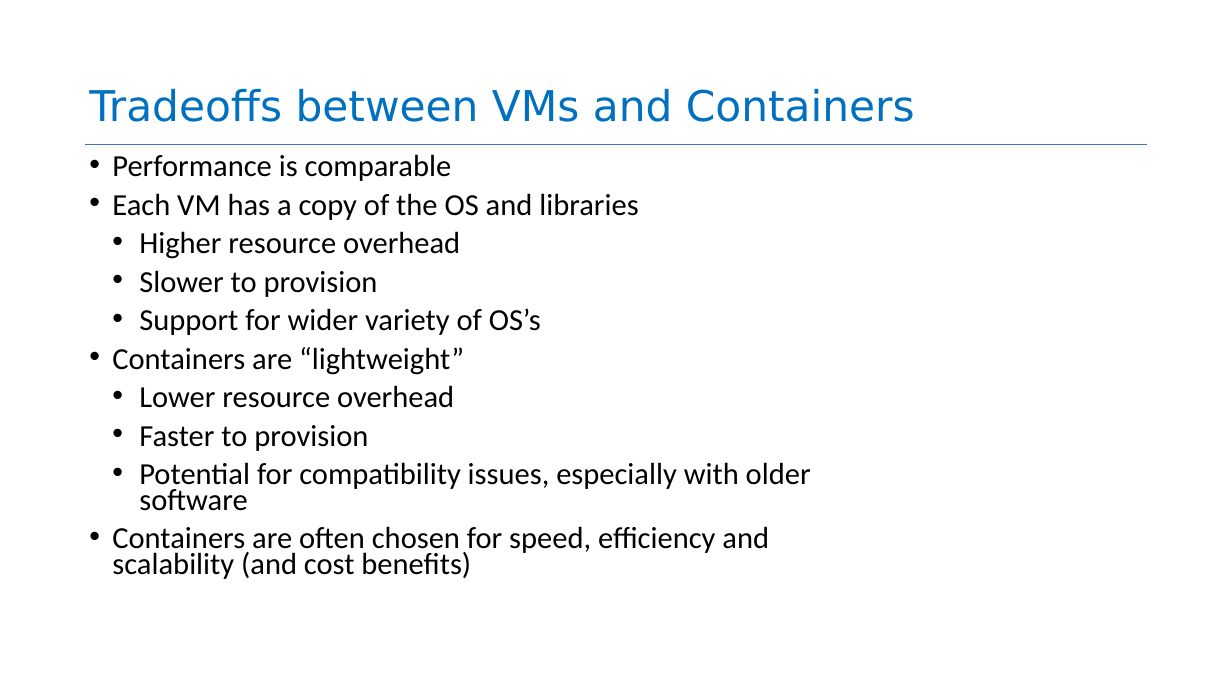
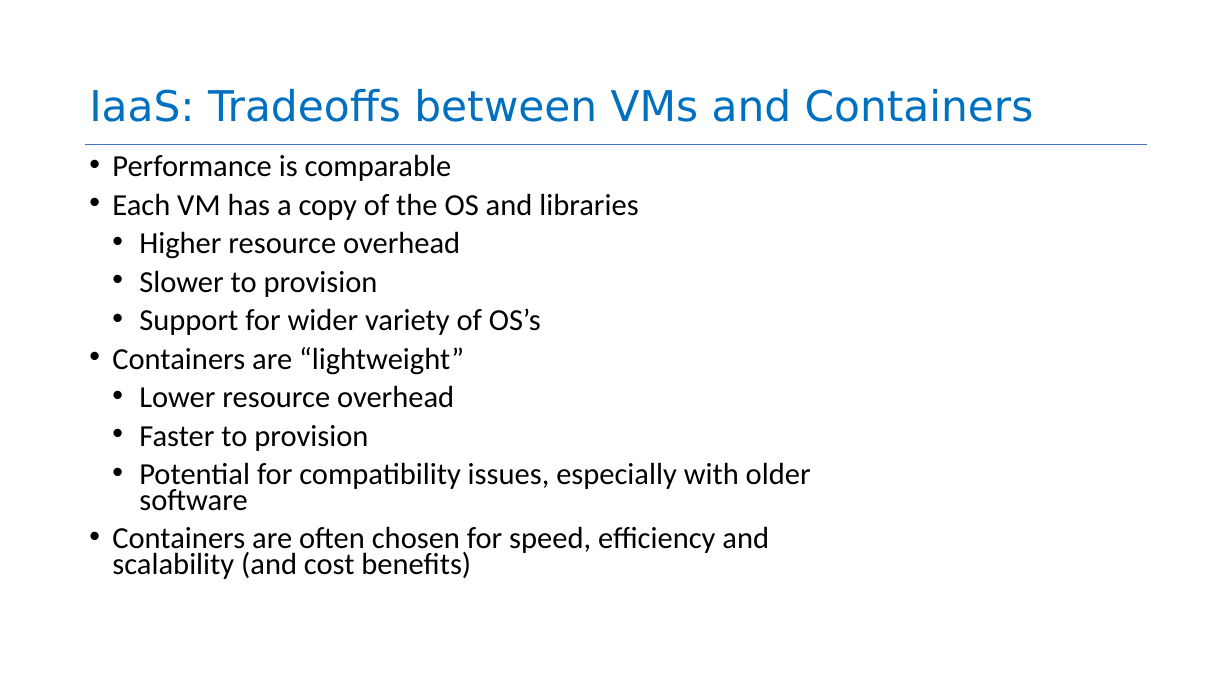
Before and after one commit to neu-se/CS4530-Spring-2026, a slide deck: slide 24 of Slides/Module 14 Principles and Tech for Cloud.pptx. Drawn at 1232x693 pixels with LibreOffice and Linux fonts; fonts in the diff are those of the drawing. Boxes give left, top, right and bottom in pixels: in the first picture for what was removed or moved away, otherwise in the second. Text is boxed around its words. In the diff, an @@ line names an element or a change of style, - is before the commit and + after.

```diff
--- a/Slides/Module 14 Principles and Tech for Cloud.pptx
+++ b/Slides/Module 14 Principles and Tech for Cloud.pptx
@@ title at bbox=[89, 88, 1034, 122]: text changed @@
-Tradeoffs between VMs and Containers
+IaaS: Tradeoffs between VMs and Containers
```
Also in this commit, not shown: 1 other slide changed, 1 other file.
